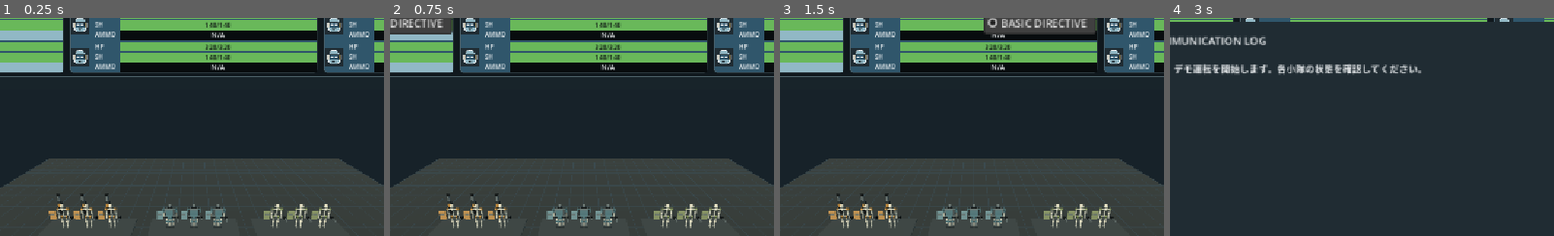
Above: before the commit, frames 1-4 (left to right).
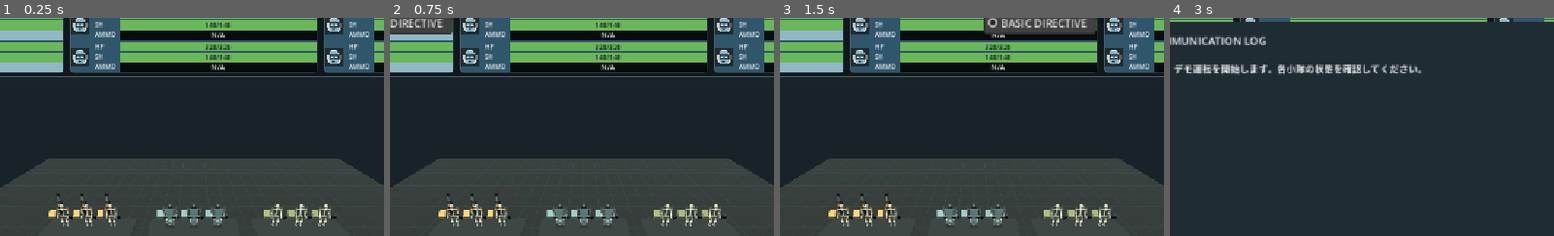
Above: after the commit, the same moments.

Repository: TakutoMiura/mate-prototype
Game: Godot game, scene res://Scenes/combat_hud.tscn
Same seed, same stepped clock (60 frames per second), same inputs: the game is played once before the commit and once after it.
Inputs:
- Up to frame 1 (0.25 s): no input
- Up to frame 2 (0.75 s): click "BASIC DIRECTIVE" at 0.5 s
- Up to frame 3 (1.5 s): click "BASIC DIRECTIVE" at 1.25 s
- Up to frame 4 (3 s): click "BASIC DIRECTIVE" at 2 s; click "≡" at 2.75 s
The pictures show only the part of the screen within x 25-75%, y 15-65%; the shares and areas given below are measured in that part.

The runs differ from the first frame. In frame 1, 1.2% of the frame differs, in the area x 12-88%, y 88-97%; in frame 2, 1.2%; in frame 3, 1.2%; in frame 4, nothing differs.

Commit message:
fix: bend MATE knees forward

Diff:
--- a/Scripts/World/mate_preview.gd
+++ b/Scripts/World/mate_preview.gd
@@ -13,6 +13,9 @@
 const PELVIS_HEIGHT := 1.34
 
 @export_group("Walking Motion")
+@export_range(0.0, 60.0, 1.0) var default_elbow_bend_degrees := 45.0
+@export_range(0.0, 15.0, 1.0) var default_thigh_forward_degrees := 8.0
+@export_range(0.0, 40.0, 1.0) var default_knee_bend_degrees := 30.0
 @export_range(0.8, 3.0, 0.1) var walking_stride_length := 1.8
 @export_range(0.5, 0.8, 0.01) var stance_ratio := 0.62
 @export_range(10.0, 40.0, 1.0) var leg_swing_degrees := 24.0
@@ -39,6 +42,8 @@
 var _right_foot: Node3D
 var _left_arm: Node3D
 var _right_arm: Node3D
+var _left_forearm: Node3D
+var _right_forearm: Node3D
 var _walking := false
 var _walk_blend := 0.0
 var _gait_phase := 0.0
@@ -92,12 +97,16 @@
 	var arm_inertia := deg_to_rad(arm_inertia_degrees)
 	var right_pose := _leg_pose(phase, leg_swing)
 	var left_pose := _leg_pose(phase + PI, leg_swing)
-	_right_leg.rotation.x = right_pose.x * blend
-	_right_shin.rotation.x = right_pose.y * blend
-	_right_foot.rotation.x = right_pose.z * blend
-	_left_leg.rotation.x = left_pose.x * blend
-	_left_shin.rotation.x = left_pose.y * blend
-	_left_foot.rotation.x = left_pose.z * blend
+	# Lean the thigh forward and fold the shin back from the knee. The ankle
+	# cancels the combined pitch so the foot remains nearly level.
+	var knee_bend := deg_to_rad(default_knee_bend_degrees)
+	var thigh_forward := deg_to_rad(default_thigh_forward_degrees)
+	_right_leg.rotation.x = -thigh_forward + right_pose.x * blend
+	_right_shin.rotation.x = knee_bend + right_pose.y * blend
+	_right_foot.rotation.x = thigh_forward - knee_bend + right_pose.z * blend
+	_left_leg.rotation.x = -thigh_forward + left_pose.x * blend
+	_left_shin.rotation.x = knee_bend + left_pose.y * blend
+	_left_foot.rotation.x = thigh_forward - knee_bend + left_pose.z * blend
 
 	# UpperBodyRig is parented to PelvisRig. Cancel the inherited pelvis yaw first,
 	# then apply the requested counter rotation as a visible world-space angle.
@@ -117,6 +126,8 @@
 	var arm_lag := sin(phase - 0.55) * arm_inertia * blend
 	_left_arm.rotation.x = arm_lag
 	_right_arm.rotation.x = -arm_lag
+	_left_forearm.rotation.x = -deg_to_rad(default_elbow_bend_degrees) - arm_lag * 0.35
+	_right_forearm.rotation.x = -deg_to_rad(default_elbow_bend_degrees) + arm_lag * 0.35
 
 
 func _leg_pose(phase: float, swing_angle: float) -> Vector3:
@@ -202,8 +213,8 @@
 	_right_foot = _right_shin.get_node("FootRig") as Node3D
 	_left_arm = _create_arm(_upper_body_rig, -1.0, "LeftArm")
 	_right_arm = _create_arm(_upper_body_rig, 1.0, "RightArm")
-	if _model_style == ModelStyle.WAW_BLOCK_FRAME:
-		_build_waw_arms()
+	_left_forearm = _left_arm.get_node("ForearmRig") as Node3D
+	_right_forearm = _right_arm.get_node("ForearmRig") as Node3D
 
 
 func _build_skeleton_torso() -> void:
@@ -231,17 +242,6 @@
 		_add_box_to(_upper_body_rig, "chest_side_guard", Vector3(0.16, 0.60, 0.42), Vector3(side * 0.53, 0.65, 0.24), FRAME_COLOR)
 
 
-func _build_waw_arms() -> void:
-	for arm in [_left_arm, _right_arm]:
-		_add_box_to(arm, "upper_support_frame", Vector3(0.24, 0.48, 0.24), Vector3(0, -0.25, 0), FRAME_COLOR)
-		_add_box_to(arm, "forearm_support_frame", Vector3(0.28, 0.42, 0.28), Vector3(0, -0.74, 0.03), METAL_COLOR)
-		_add_box_to(arm, "wrist_mount", Vector3(0.24, 0.15, 0.24), Vector3(0, -0.99, 0.02), JOINT_COLOR)
-		_add_joint(arm, "elbow_axle", Vector3(0, -0.51, 0), 0.11, JOINT_COLOR)
-		for side in [-1.0, 1.0]:
-			_add_box_to(arm, "upper_hydraulic_link", Vector3(0.065, 0.44, 0.08), Vector3(side * 0.15, -0.25, -0.08), BONE_HIGHLIGHT)
-			_add_box_to(arm, "forearm_rail", Vector3(0.065, 0.38, 0.08), Vector3(side * 0.16, -0.74, -0.08), BONE_COLOR)
-
-
 func _create_leg(parent: Node3D, side: float, rig_name: String) -> Node3D:
 	var hip := Node3D.new()
 	hip.name = rig_name
@@ -285,15 +285,27 @@
 	shoulder.name = rig_name
 	shoulder.position = Vector3(side * 0.52, 0.91, 0)
 	parent.add_child(shoulder)
+	var forearm := Node3D.new()
+	forearm.name = "ForearmRig"
+	forearm.position.y = -0.51
+	forearm.rotation.x = -deg_to_rad(default_elbow_bend_degrees)
+	shoulder.add_child(forearm)
 	if _model_style == ModelStyle.SKELETON:
 		_add_joint(shoulder, "ShoulderJoint", Vector3.ZERO, 0.15, _accent_color)
 		_add_bone(shoulder, "UpperArmBone", 0.49, Vector3(0, -0.25, 0))
 		_add_joint(shoulder, "ElbowJoint", Vector3(0, -0.51, 0), 0.11)
-		_add_bone(shoulder, "ForearmBone", 0.45, Vector3(0, -0.75, 0))
-		_add_joint(shoulder, "HandJoint", Vector3(0, -0.98, 0), 0.10, BONE_HIGHLIGHT)
+		_add_bone(forearm, "ForearmBone", 0.45, Vector3(0, -0.225, 0))
+		_add_joint(forearm, "HandJoint", Vector3(0, -0.45, 0), 0.10, BONE_HIGHLIGHT)
 	else:
 		_add_joint(shoulder, "shoulder_axle", Vector3.ZERO, 0.14, _accent_color)
-		_add_box_to(shoulder, "wrist_clamp", Vector3(0.22, 0.16, 0.24), Vector3(0, -0.98, 0.02), _accent_color)
+		_add_box_to(shoulder, "upper_support_frame", Vector3(0.24, 0.48, 0.24), Vector3(0, -0.25, 0), FRAME_COLOR)
+		_add_box_to(shoulder, "upper_hydraulic_link_left", Vector3(0.065, 0.44, 0.08), Vector3(-0.15, -0.25, -0.08), BONE_HIGHLIGHT)
+		_add_box_to(shoulder, "upper_hydraulic_link_right", Vector3(0.065, 0.44, 0.08), Vector3(0.15, -0.25, -0.08), BONE_HIGHLIGHT)
+		_add_joint(shoulder, "elbow_axle", Vector3(0, -0.51, 0), 0.11, JOINT_COLOR)
+		_add_box_to(forearm, "forearm_support_frame", Vector3(0.28, 0.42, 0.28), Vector3(0, -0.23, 0.03), METAL_COLOR)
+		_add_box_to(forearm, "wrist_mount", Vector3(0.24, 0.15, 0.24), Vector3(0, -0.46, 0.02), JOINT_COLOR)
+		_add_box_to(forearm, "forearm_rail_left", Vector3(0.065, 0.38, 0.08), Vector3(-0.16, -0.23, -0.08), BONE_COLOR)
+		_add_box_to(forearm, "forearm_rail_right", Vector3(0.065, 0.38, 0.08), Vector3(0.16, -0.23, -0.08), BONE_COLOR)
 	return shoulder
 
 
@@ -325,14 +337,14 @@
 
 func _add_equipment(parts: Dictionary) -> void:
 	if parts["shield"] != null:
-		_add_box_to(_left_arm, "shield_mount", Vector3(0.15, 0.18, 0.17), Vector3(-0.39, -0.88, 0.04), JOINT_COLOR)
-		_add_box_to(_left_arm, "shield", Vector3(0.68, 0.90, 0.16), Vector3(-0.60, -0.64, 0.18), _accent_color.lightened(0.15))
-		_add_box_to(_left_arm, "shield_marking", Vector3(0.45, 0.055, 0.025), Vector3(-0.60, -0.58, 0.274), METAL_COLOR)
+		_add_box_to(_left_forearm, "shield_mount", Vector3(0.15, 0.18, 0.17), Vector3(-0.39, -0.37, 0.04), JOINT_COLOR)
+		_add_box_to(_left_forearm, "shield", Vector3(0.68, 0.90, 0.16), Vector3(-0.60, -0.13, 0.18), _accent_color.lightened(0.15))
+		_add_box_to(_left_forearm, "shield_marking", Vector3(0.45, 0.055, 0.025), Vector3(-0.60, -0.07, 0.274), METAL_COLOR)
 
 	if parts["main_arm"] != null:
-		_add_box_to(_right_arm, "weapon_receiver", Vector3(0.22, 0.22, 0.42), Vector3(0.39, -1.02, 0.16), JOINT_COLOR)
-		_add_box_to(_right_arm, "weapon_barrel", Vector3(0.095, 0.095, 0.72), Vector3(0.39, -0.98, 0.69), METAL_COLOR)
-		_add_box_to(_right_arm, "weapon_stock", Vector3(0.13, 0.14, 0.28), Vector3(0.39, -1.01, -0.17), FRAME_COLOR)
+		_add_box_to(_right_forearm, "weapon_receiver", Vector3(0.22, 0.22, 0.42), Vector3(0.39, -0.51, 0.16), JOINT_COLOR)
+		_add_box_to(_right_forearm, "weapon_barrel", Vector3(0.095, 0.095, 0.72), Vector3(0.39, -0.47, 0.69), METAL_COLOR)
+		_add_box_to(_right_forearm, "weapon_stock", Vector3(0.13, 0.14, 0.28), Vector3(0.39, -0.50, -0.17), FRAME_COLOR)
 
 	if parts["expansion"] != null:
 		_add_box_to(_upper_body_rig, "expansion_pack", Vector3(0.31, 0.26, 0.24), Vector3(0.34, 0.69, -0.46), _accent_color)
Not shown, changed: Documents/ACCEPTANCE_TESTS.md
Not shown, changed: Documents/WALK_MOTION_SPEC.md
